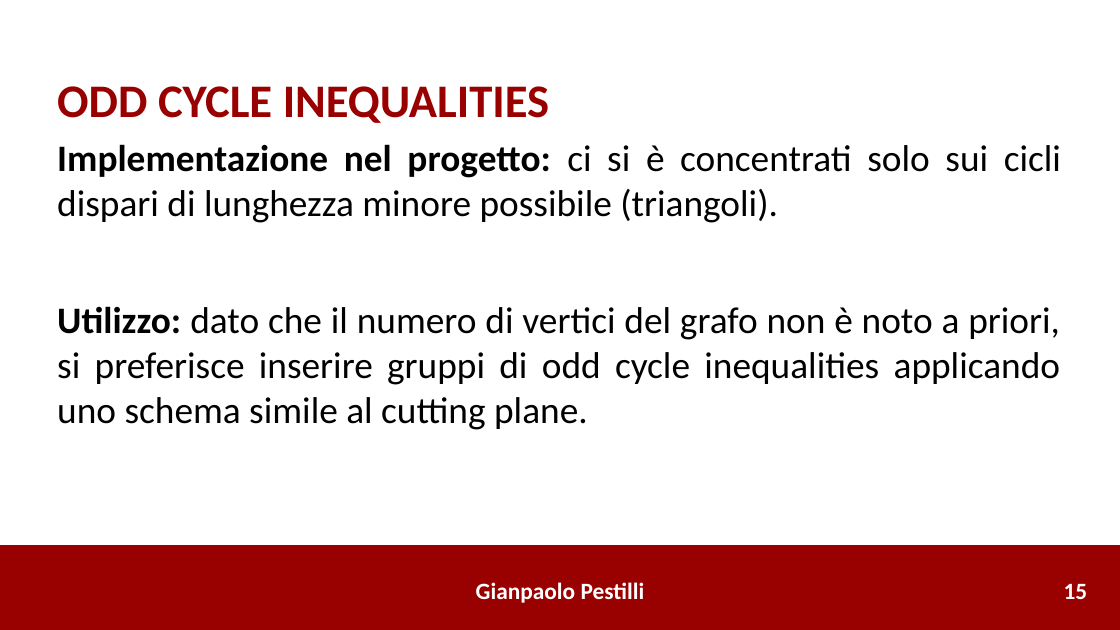
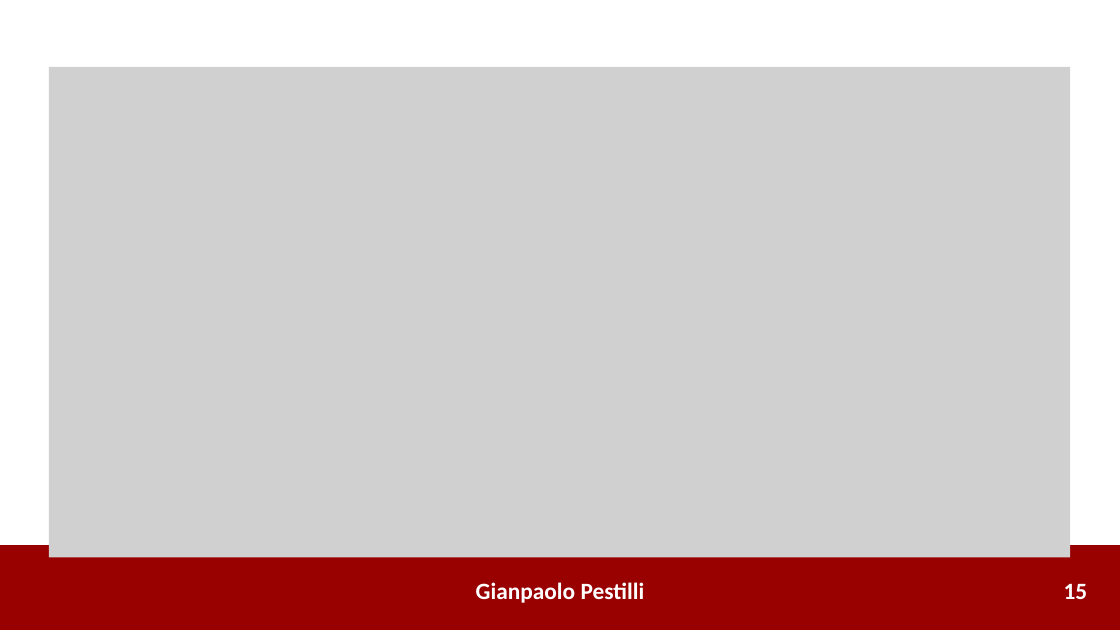
Before and after one commit to gianpaolo-pestilli/amod_project, a slide deck: slide 16 of Presentazione_0386492.pptx. Drawn at 1120x630 pixels with LibreOffice and Linux fonts; fonts in the diff are those of the drawing; grey boxes stand for pictures. Boxes give left, top, right and bottom in pixels: in the first picture for what was removed or moved away, otherwise in the second. Text is boxed around its words. In the diff, an @@ line names an element or a change of style, - is before the commit and + after.

```diff
--- a/Presentazione_0386492.pptx
+++ b/Presentazione_0386492.pptx
@@ picture added at (49,67,1070,558) @@
@@ text removed at (57,86,1061,430) @@
-ODD CYCLE INEQUALITIES
-Implementazione nel progetto: ci si è concentrati solo sui cicli dispari di lunghezza minore possibile (triangoli).
-Utilizzo: dato che il numero di vertici del grafo non è noto a priori, si preferisce inserire gruppi di odd cycle inequalities applicando uno schema simile al cutting plane.
```
Also in this commit, not shown: 5 other slides changed, 1 other file.
